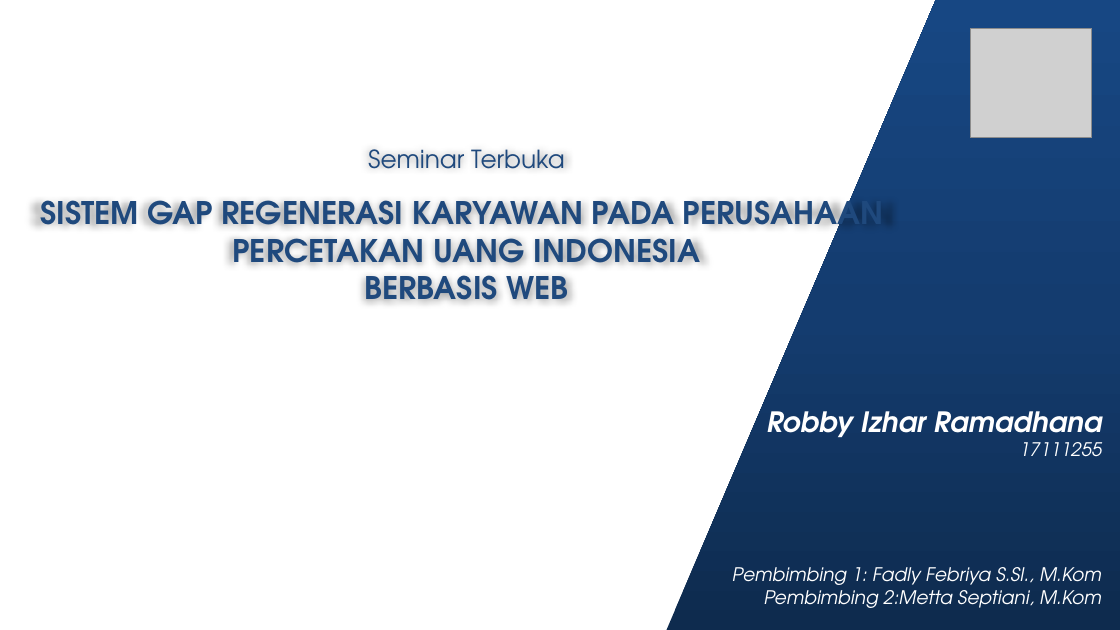
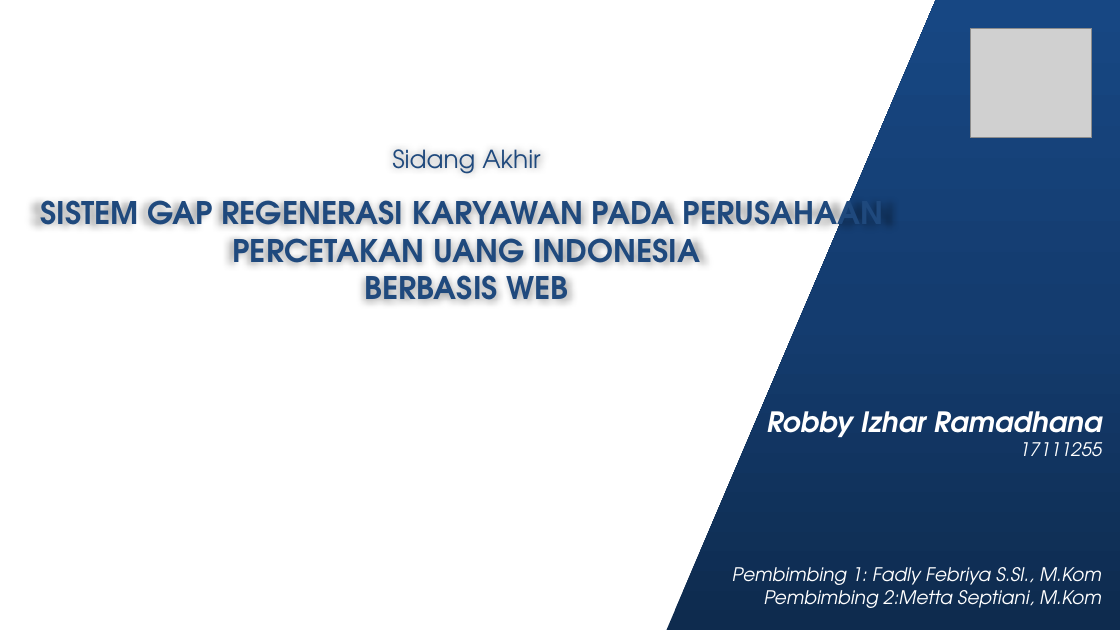
Before and after one commit to Robyizhar/sistem-gap-karyawan, a slide deck: slide 1 of Skripsi/Ready To Upload Seminar Terbuka/Template sidang.pptx. Drawn at 1120x630 pixels with LibreOffice and Linux fonts; fonts in the diff are those of the drawing; grey boxes stand for pictures; background and template pictures are left out. Boxes give left, top, right and bottom in pixels: in the first picture for what was removed or moved away, otherwise in the second. Text is boxed around its words. In the diff, an @@ line names an element or a change of style, - is before the commit and + after.

Commit message:
slide-presentation-sidang

```diff
--- a/Skripsi/Ready To Upload Seminar Terbuka/Template sidang.pptx
+++ b/Skripsi/Ready To Upload Seminar Terbuka/Template sidang.pptx
@@ text at bbox=[392, 149, 540, 174]: text changed @@
-Seminar Terbuka
+Sidang Akhir
```
